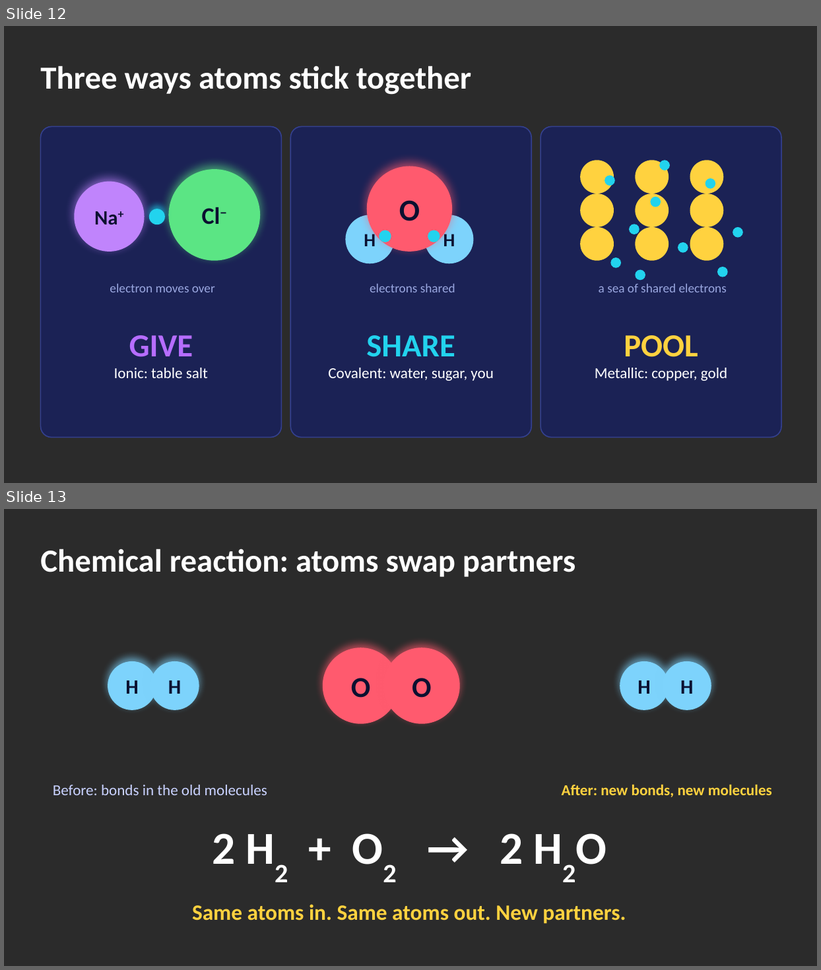
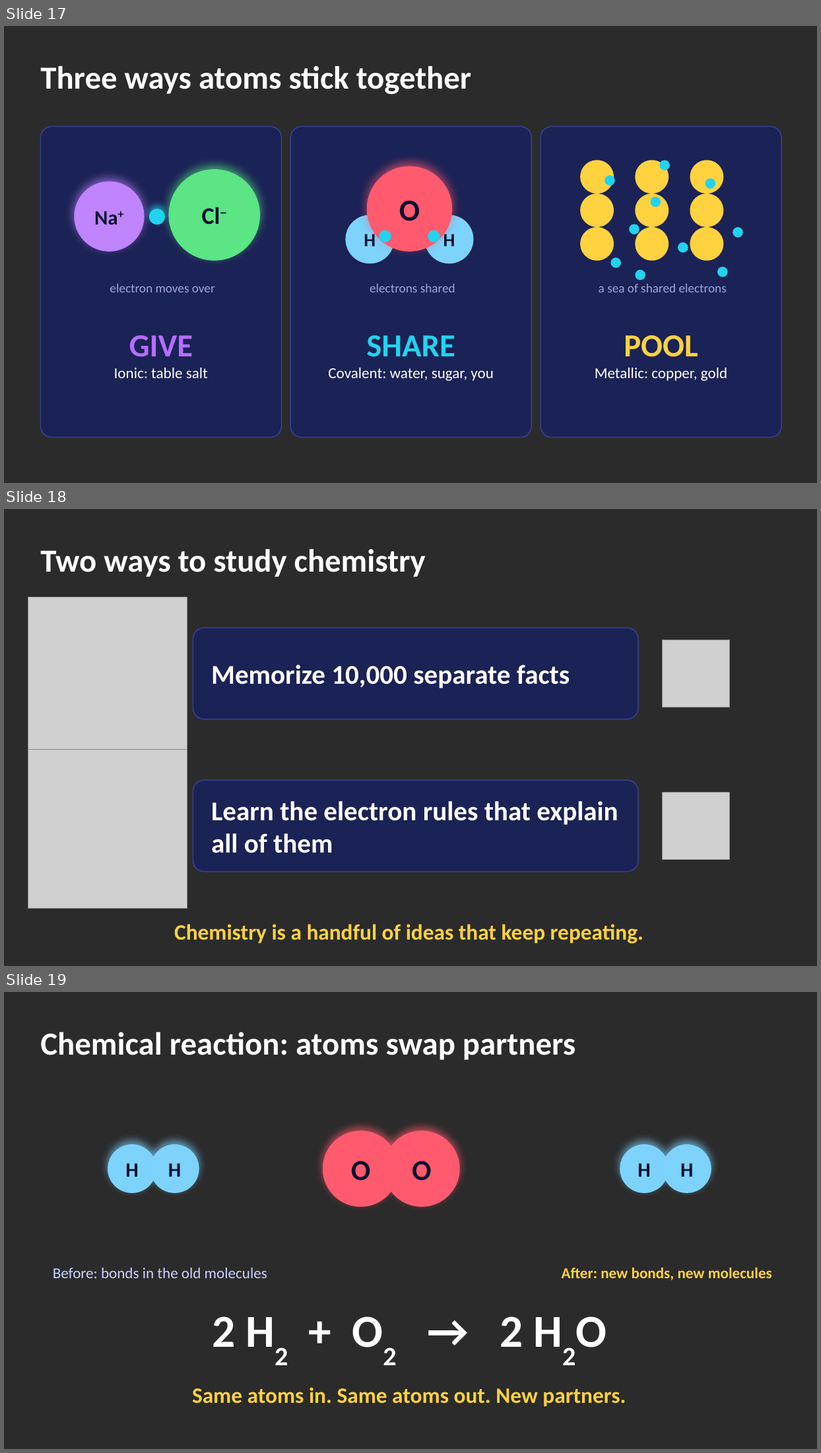
Before and after one commit to davidmoriarty-lab/School_Stuff, a slide deck: intro-chemistry-deck/Intro_to_Chemistry.pptx. Shown one above the other, each under a label of ours: slides 12 and 13 before the commit, slides 17, 18 and 19 after it. The pictures are 821x970 and 821x1453 pixels, drawn with LibreOffice and Linux fonts; fonts in the diff are those of the drawing; grey boxes stand for pictures; background and template pictures are left out; a plain dark background stands for a picture behind light text. Boxes give left, top, right and bottom in pixels: in the first picture for what was removed or moved away, otherwise in the second. Text is boxed around its words. In the diff, an @@ line names an element or a change of style, - is before the commit and + after.

```diff
--- a/intro-chemistry-deck/Intro_to_Chemistry.pptx
+++ b/intro-chemistry-deck/Intro_to_Chemistry.pptx
@@ slide 18 added at bbox=[4, 509, 817, 966], background picture (left out) @@
@@ title added at bbox=[40, 549, 426, 577], 38 pt, text #FFFFFF, bold @@
+Two ways to study chemistry
@@ picture added at bbox=[28, 597, 187, 756] @@
@@ rounded rectangle added at bbox=[193, 628, 638, 720], fill #1B2255, outline #34408F 1.25 pt @@
@@ picture added at bbox=[663, 640, 730, 707] @@
@@ text added at bbox=[211, 665, 570, 689], 32 pt, text #FFFFFF, bold @@
+Memorize 10,000 separate facts
@@ picture added at bbox=[28, 750, 187, 908] @@
@@ rounded rectangle added at bbox=[193, 780, 638, 872], fill #1B2255, outline #34408F 1.25 pt @@
@@ text added at bbox=[211, 801, 618, 854], 32 pt, text #FFFFFF, bold @@
+Learn the electron rules that explain all of them
@@ picture added at bbox=[663, 793, 730, 859] @@
@@ text added at bbox=[174, 924, 644, 944], 26 pt, text #FFD23F, bold @@
+Chemistry is a handful of ideas that keep repeating.
@@ what was slide 12 is now slide 17 @@
@@ what was slide 13 is now slide 19 @@
```
Also in this commit, not shown: 7 slides changed, 5 other slides added, 1 slide removed, 25 other files.
